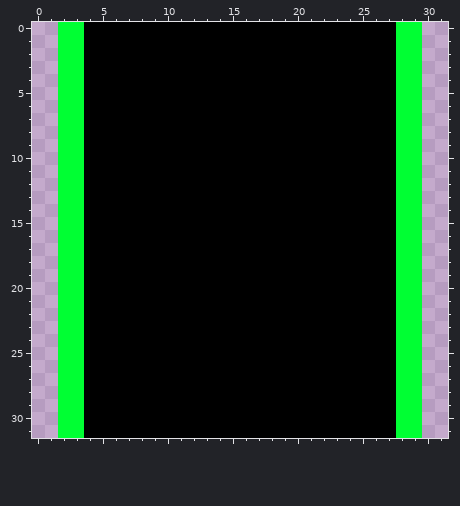
One commit to this pixel-art file: Sprites/Vertical_Wall_Test.aseprite. That is the earlier state.
32x32 pixels, 1 frame.
The same view after the edit:
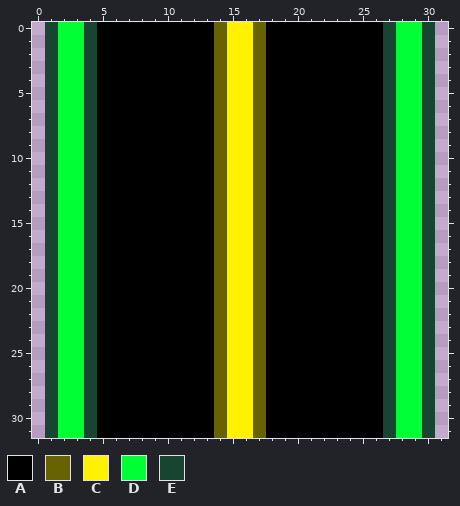
Palette (. is transparent): A #000000  B #686302  C #fff200  D #00ff33  E #174532
Edits made:
y 0..31: x 1 . -> E; x 4 A -> E; x 14..17 AAAA -> BCCB; x 27 A -> E; x 30 . -> E
Where, in picture pixels (left, top, right, bottom), the same in both pictures:
changed: (45, 22, 97, 438)
changed: (214, 22, 266, 438)
changed: (383, 22, 435, 438)
